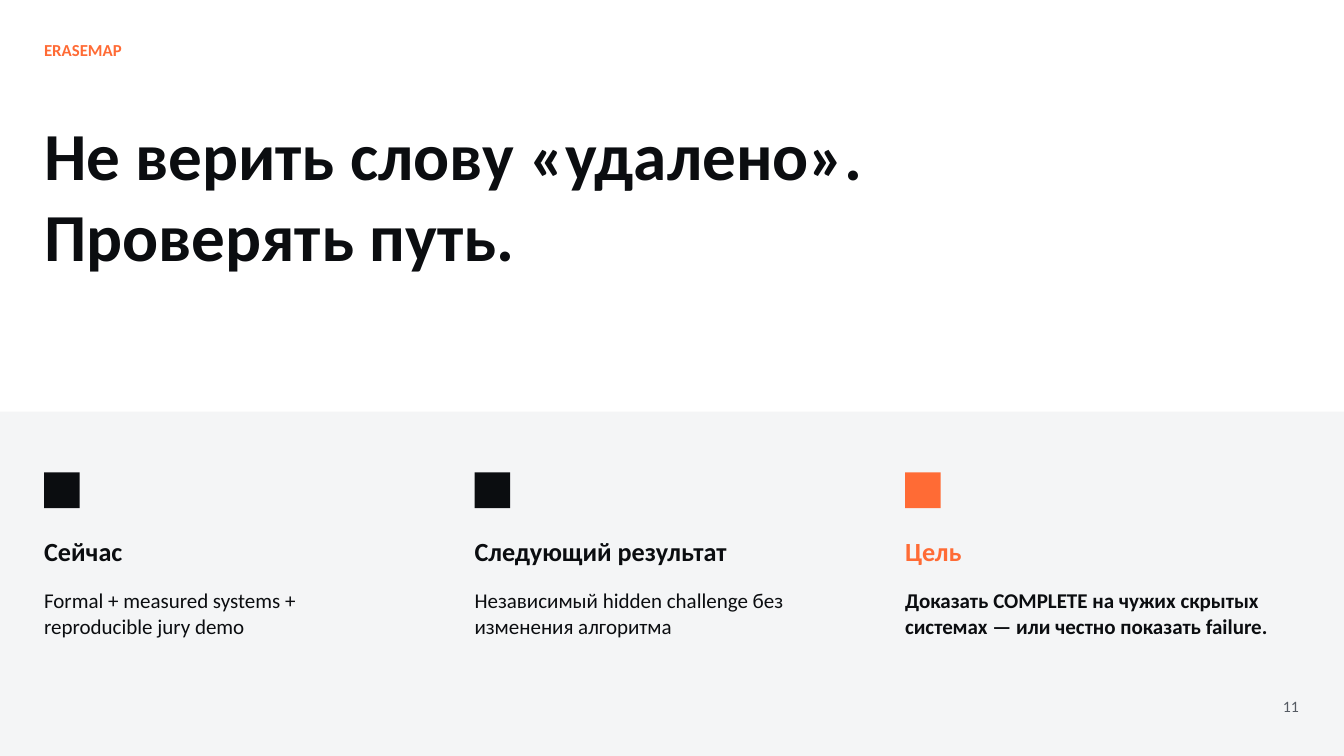
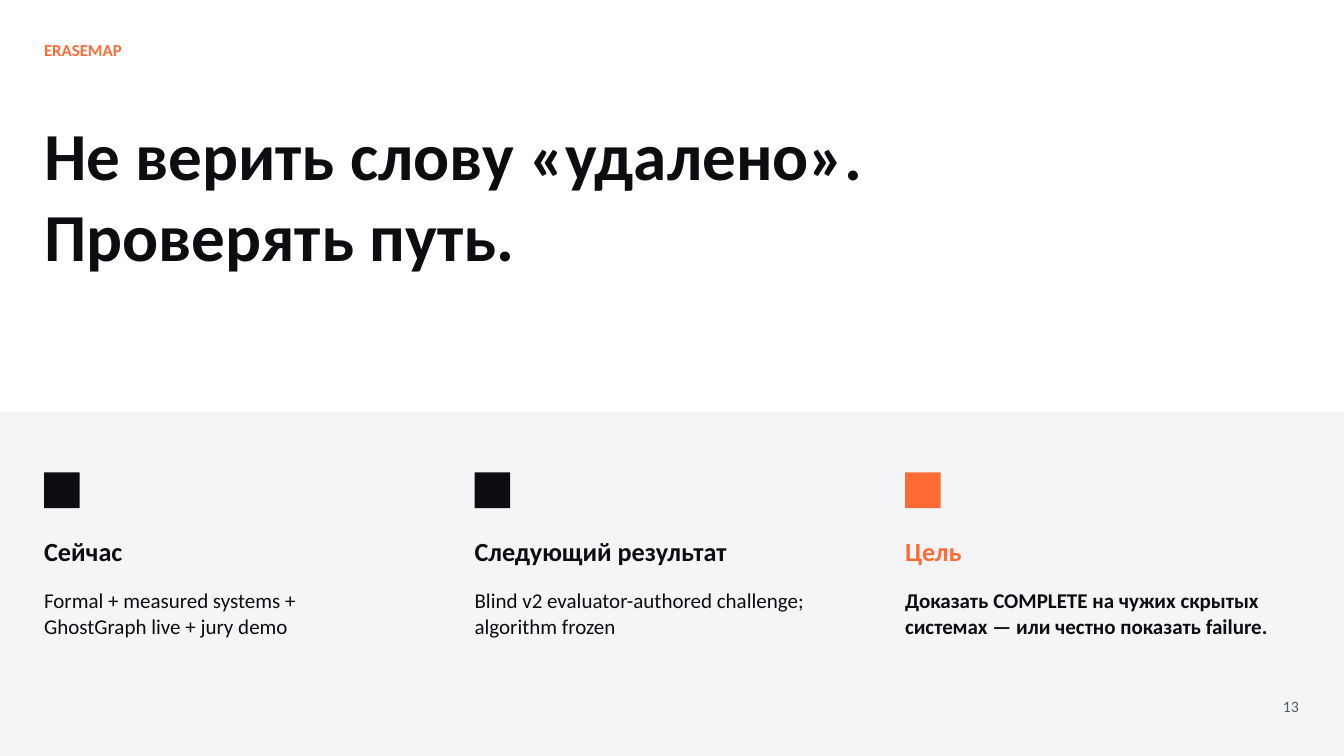
Before and after one commit to nazkari86-lab/erasemap, a slide deck: slide 13 of competition/EraSeMap_RKNP_ISEF_RU.pptx (slide 11 before the commit). Drawn at 1344x756 pixels with LibreOffice and Linux fonts; fonts in the diff are those of the drawing. Boxes give left, top, right and bottom in pixels: in the first picture for what was removed or moved away, otherwise in the second. Text is boxed around its words. In the diff, an @@ line names an element or a change of style, - is before the commit and + after.

Commit message:
docs: synchronize papers and defense deck with GhostGraph v2

```diff
--- a/competition/EraSeMap_RKNP_ISEF_RU.pptx
+++ b/competition/EraSeMap_RKNP_ISEF_RU.pptx
@@ text at (44, 593, 287, 638): text changed @@
-Formal + measured systems + reproducible jury demo
+Formal + measured systems + GhostGraph live + jury demo
@@ text at (475, 593, 804, 638): text changed @@
-Независимый hidden challenge без изменения алгоритма
+Blind v2 evaluator-authored challenge; algorithm frozen
@@ text at (1283, 702, 1299, 712): text changed @@
-11
+13
```
Also in this commit, not shown: 1 other slide changed, 3 slides added, 1 slide removed, 11 other files.
